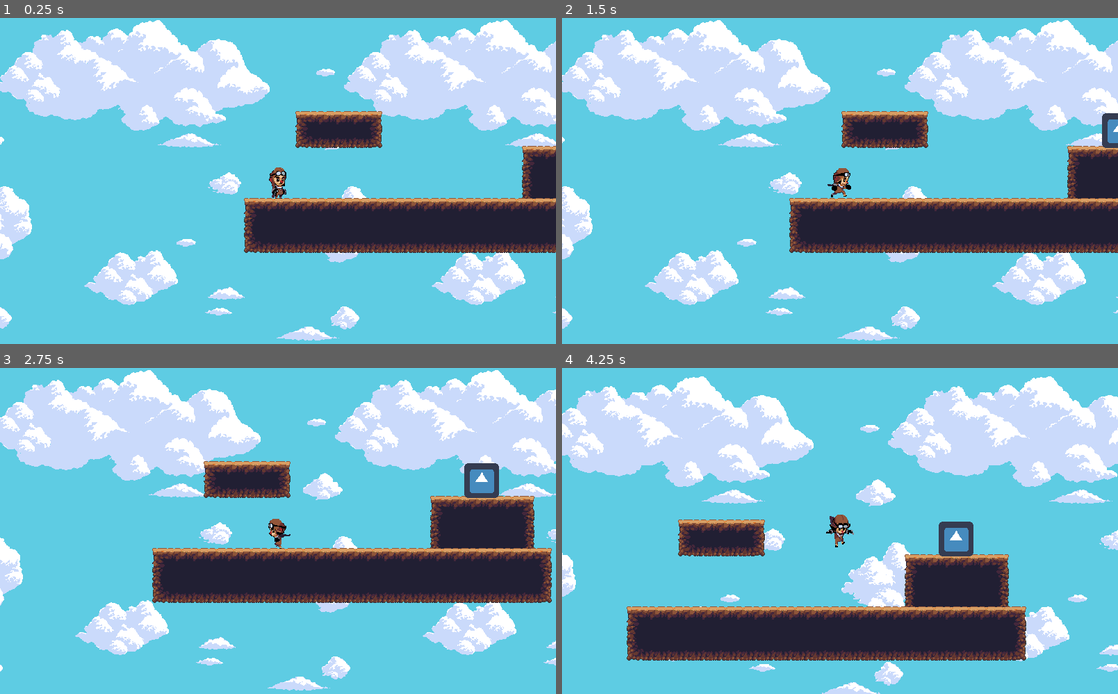
Above: before the commit, frames 1-4 (two rows, left to right).
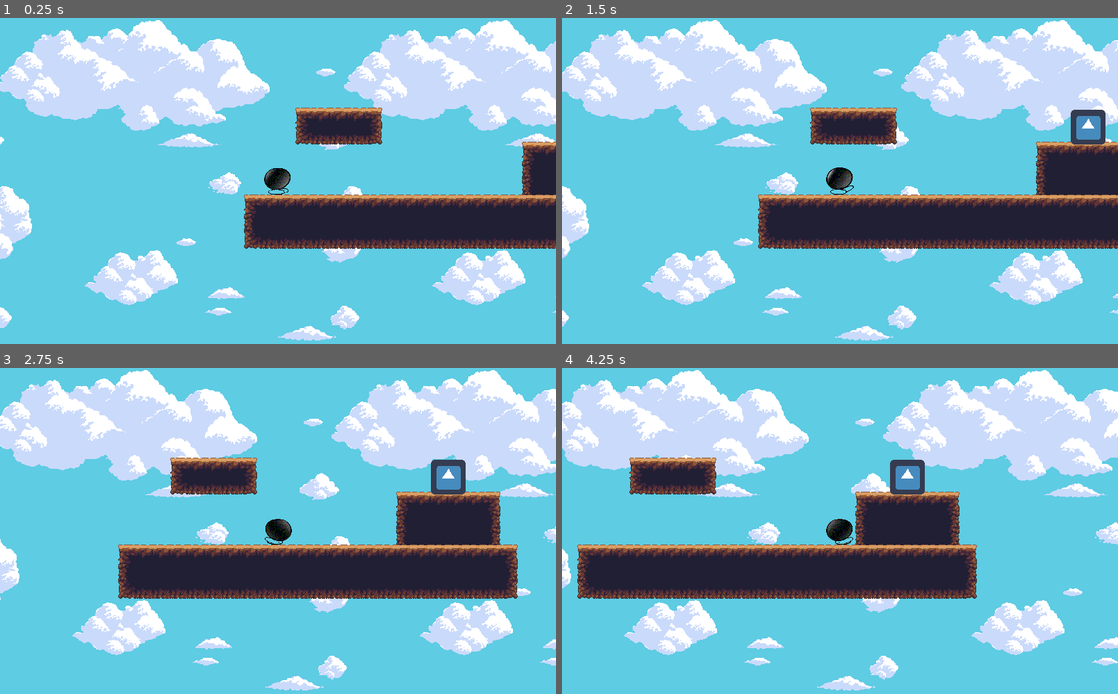
Above: after the commit, the same moments.

Repository: sardonic-sloth/running-bomb
Game: Godot game, scene res://World.tscn
Same seed, same stepped clock (60 frames per second), same inputs: the game is played once before the commit and once after it. The engine's default icon, where the game draws it, is replaced by a stand-in: a white triangle on a blue panel in a dark square.
Inputs:
- Up to frame 1 (0.25 s): no input
- Up to frame 2 (1.5 s): tap Enter at 0.5 s; hold Right (ui_right) from 0.53 s (still down); tap Up (ui_up) at 0.77 s
- Up to frame 3 (2.75 s): tap Up (ui_up) at 1.52 s; release Right (ui_right) at 2.03 s; hold Left (ui_left) from 2.03 s (still down)
- Up to frame 4 (4.25 s): release Left (ui_left) at 2.78 s; hold Right (ui_right) from 2.78 s (still down); tap Up (ui_up) at 3.02, 3.77 s

The runs differ from the first frame. In frame 1, 6.8% of the frame differs, in the area x 0-100%, y 1-99%; in frame 2, 16%; in frame 3, 19%; in frame 4, 41%, in the area x 0-100%, y 0-100%.

Commit message:
Use Kolton's assets

Diff:
--- a/Toph.gd
+++ b/Toph.gd
@@ -17,11 +17,11 @@
 	if Input.is_action_pressed('ui_right'):
 		motion.x = min(motion.x + ACCELERATION, MAX_SPEED)
 		$Sprite.flip_h = false
-		$Sprite.play('Run')
+		$Sprite.play('Walk')
 	elif Input.is_action_pressed('ui_left'):
 		motion.x = max(motion.x - ACCELERATION, -MAX_SPEED)
 		$Sprite.flip_h = true
-		$Sprite.play('Run')
+		$Sprite.play('Walk')
 	else:
 		friction = true
 		if abs(motion.x) < (float(MAX_SPEED) / 2):
--- a/Toph.tscn
+++ b/Toph.tscn
@@ -1,43 +1,47 @@
 [gd_scene load_steps=14 format=2]
 
 [ext_resource path="res://Toph.gd" type="Script" id=1]
-[ext_resource path="res://Sprites/Player/Jump4.png" type="Texture" id=2]
-[ext_resource path="res://Sprites/Player/Idle0.png" type="Texture" id=3]
-[ext_resource path="res://Sprites/Player/Run0.png" type="Texture" id=4]
-[ext_resource path="res://Sprites/Player/Run1.png" type="Texture" id=5]
-[ext_resource path="res://Sprites/Player/Run2.png" type="Texture" id=6]
-[ext_resource path="res://Sprites/Player/Run3.png" type="Texture" id=7]
-[ext_resource path="res://Sprites/Player/Run4.png" type="Texture" id=8]
-[ext_resource path="res://Sprites/Player/Run7.png" type="Texture" id=9]
-[ext_resource path="res://Sprites/Player/Jump1.png" type="Texture" id=10]
+[ext_resource path="res://Sprites/Player/walk1.png" type="Texture" id=2]
+[ext_resource path="res://Sprites/Player/walk2.png" type="Texture" id=3]
+[ext_resource path="res://Sprites/Player/idle.png" type="Texture" id=4]
+[ext_resource path="res://Sprites/Player/Run0.png" type="Texture" id=5]
+[ext_resource path="res://Sprites/Player/Run1.png" type="Texture" id=6]
+[ext_resource path="res://Sprites/Player/Run2.png" type="Texture" id=7]
+[ext_resource path="res://Sprites/Player/Run3.png" type="Texture" id=8]
+[ext_resource path="res://Sprites/Player/Run4.png" type="Texture" id=9]
+[ext_resource path="res://Sprites/Player/Run7.png" type="Texture" id=10]
 [ext_resource path="res://Sprites/sky.png" type="Texture" id=11]
 
 [sub_resource type="SpriteFrames" id=1]
 animations = [ {
-"frames": [ ExtResource( 2 ) ],
+"frames": [ ExtResource( 2 ), ExtResource( 3 ) ],
+"loop": true,
+"name": "Walk",
+"speed": 5.0
+}, {
+"frames": [ ExtResource( 3 ) ],
 "loop": true,
 "name": "Fall",
 "speed": 5.0
 }, {
-"frames": [ ExtResource( 3 ) ],
+"frames": [ ExtResource( 4 ) ],
 "loop": true,
 "name": "Idle",
 "speed": 5.0
 }, {
-"frames": [ ExtResource( 4 ), ExtResource( 5 ), ExtResource( 6 ), ExtResource( 7 ), ExtResource( 8 ), ExtResource( 9 ) ],
+"frames": [ ExtResource( 5 ), ExtResource( 6 ), ExtResource( 7 ), ExtResource( 8 ), ExtResource( 9 ), ExtResource( 10 ) ],
 "loop": true,
 "name": "Run",
 "speed": 10.0
 }, {
-"frames": [ ExtResource( 10 ) ],
+"frames": [ ExtResource( 2 ) ],
 "loop": false,
 "name": "Jump",
 "speed": 5.0
 } ]
 
-[sub_resource type="CapsuleShape2D" id=2]
-radius = 14.0
-height = 28.0
+[sub_resource type="CircleShape2D" id=2]
+radius = 25.0
 
 [node name="Toph" type="KinematicBody2D"]
 position = Vector2( 0, 4 )
@@ -50,11 +54,11 @@
 }
 
 [node name="Sprite" type="AnimatedSprite" parent="."]
+scale = Vector2( 0.3, 0.3 )
 frames = SubResource( 1 )
 animation = "Idle"
 
 [node name="CollisionShape2D" type="CollisionShape2D" parent="."]
-position = Vector2( 0, 4 )
 shape = SubResource( 2 )
 
 [node name="Camera2D" type="Camera2D" parent="."]
Binary file added: Sprites/Player/idle.png
Not shown, added: Sprites/Player/idle.png.import
Binary file added: Sprites/Player/walk1.png
Not shown, added: Sprites/Player/walk1.png.import
Binary file added: Sprites/Player/walk2.png
Not shown, added: Sprites/Player/walk2.png.import
